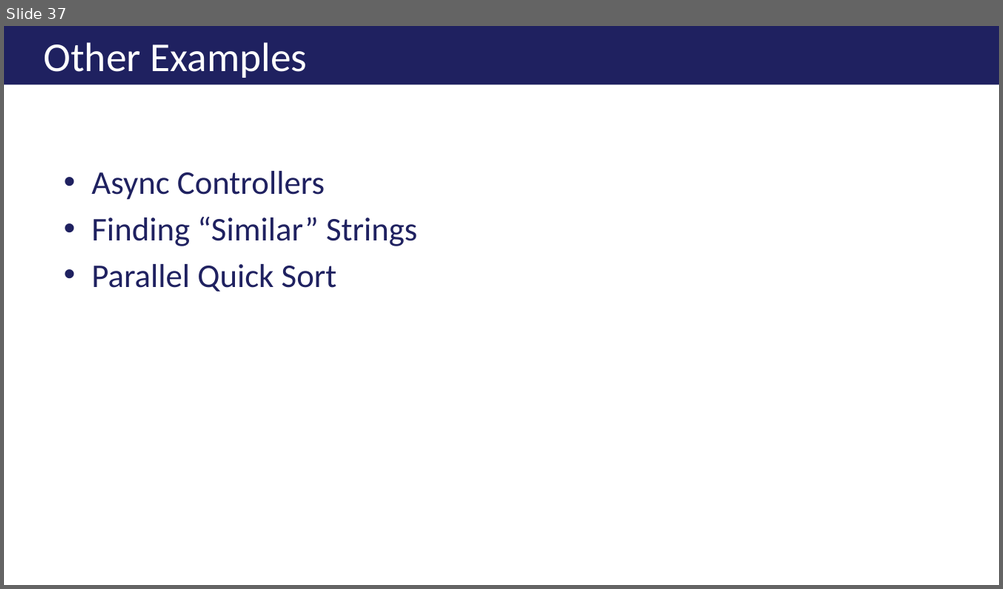
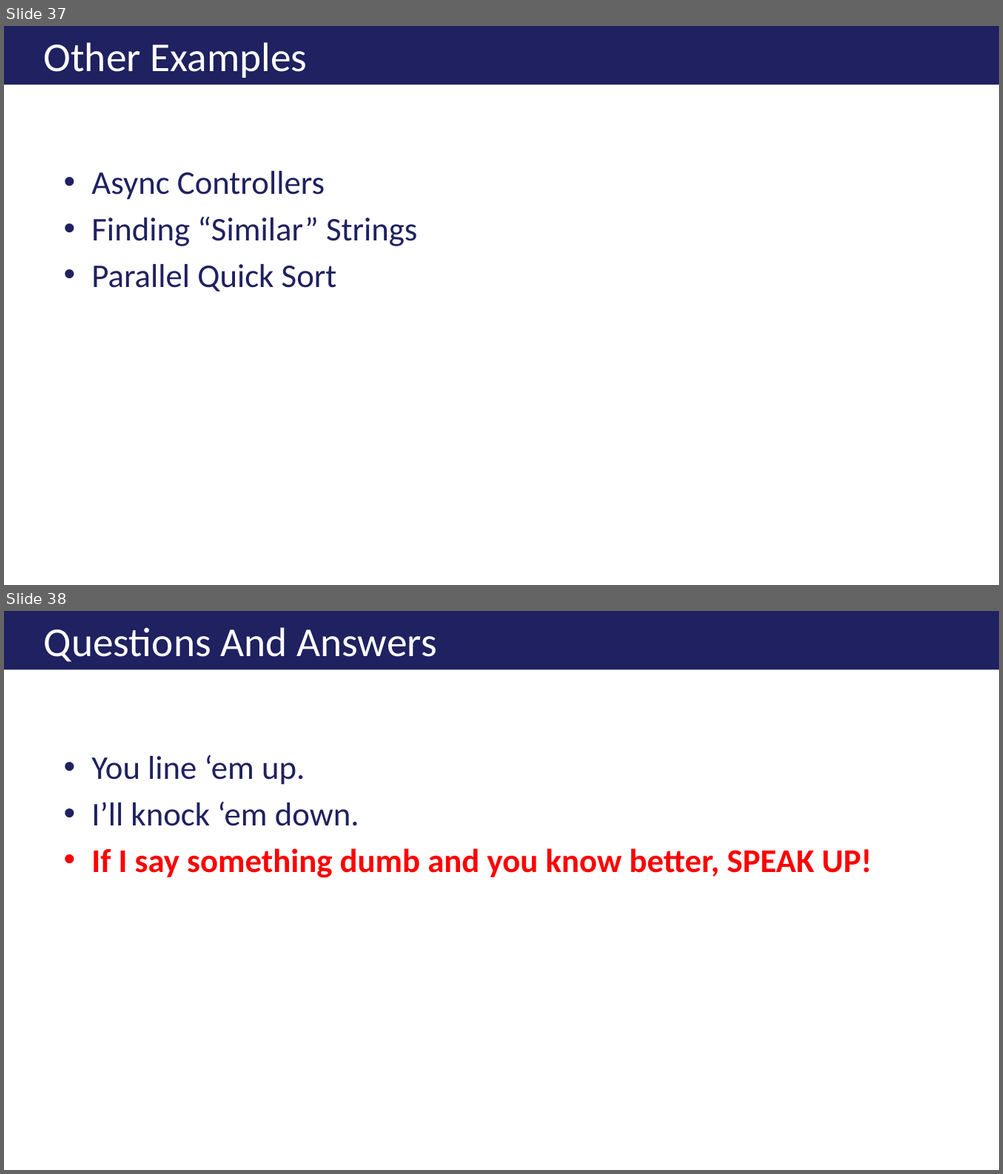
Before and after one commit to ericburcham/THasyINKnc, a slide deck: Presentation/THasINKync.pptx. Shown one above the other, each under a label of ours: slide 37 before the commit, slides 37 and 38 after it. The pictures are 1003x589 and 1003x1174 pixels, drawn with LibreOffice and Linux fonts; fonts in the diff are those of the drawing; background and template pictures are left out. Boxes give left, top, right and bottom in pixels: in the first picture for what was removed or moved away, otherwise in the second. Text is boxed around its words. In the diff, an @@ line names an element or a change of style, - is before the commit and + after.

```diff
--- a/Presentation/THasINKync.pptx
+++ b/Presentation/THasINKync.pptx
@@ slide 38 added at (x1=4, y1=611, x2=999, y2=1170), background #FFFFFF @@
@@ title added at (x1=4, y1=611, x2=999, y2=669), fill #1F2160, 29.7 pt, text #FFFFFF @@
+Questions And Answers
@@ text added at (x1=91, y1=755, x2=872, y2=878), 24 pt, text #FF0000, bold @@
+• You line ‘em up.
+• I’ll knock ‘em down.
+• If I say something dumb and you know better, SPEAK UP!
```
Also in this commit, not shown: 1 other slide added.
